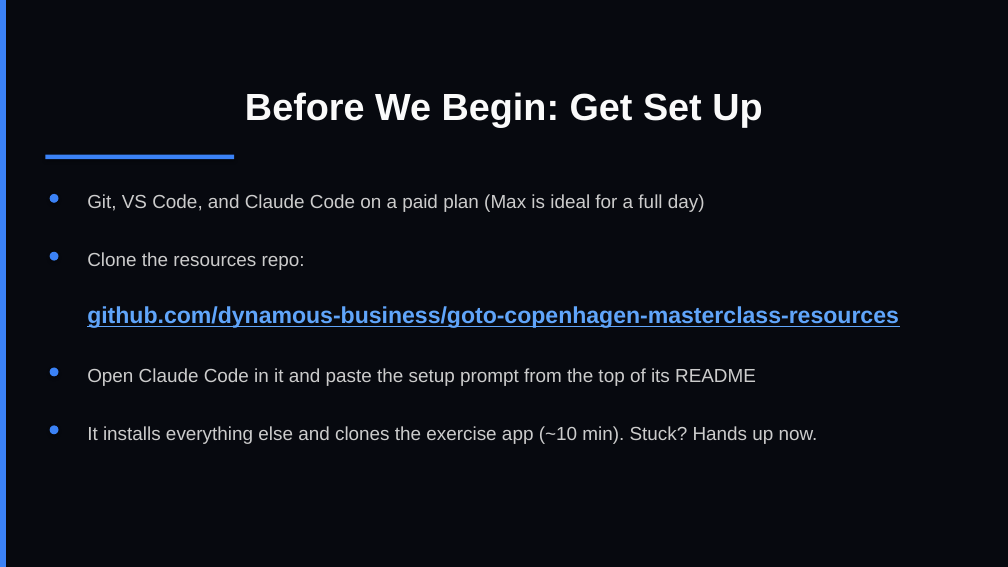
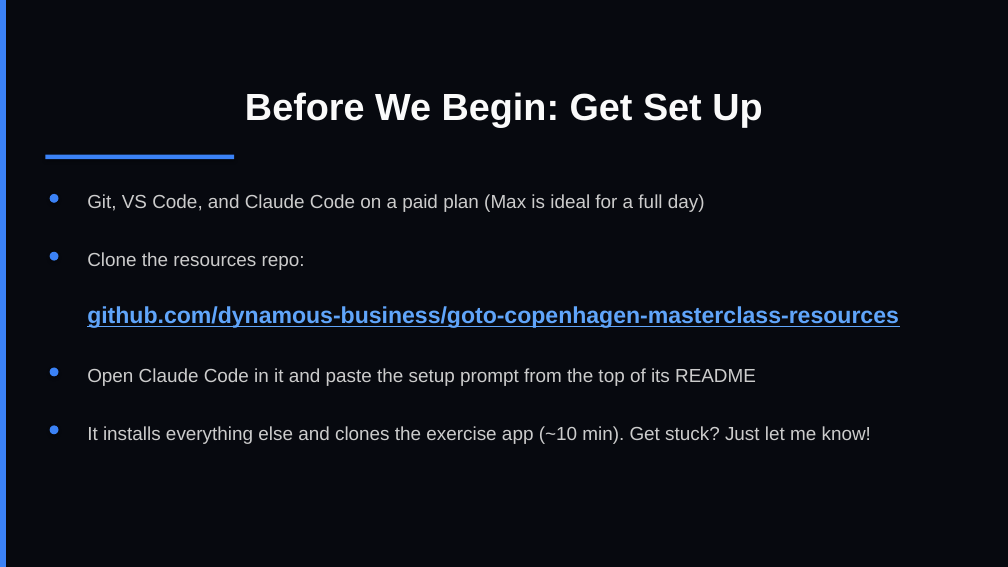
Before and after one commit to dynamous-business/goto-copenhagen-masterclass-resources, a slide deck: slide 4 of slides/agentic-engineering-masterclass-goto-copenhagen-2026.pptx. Drawn at 1008x567 pixels with LibreOffice and Linux fonts; fonts in the diff are those of the drawing. Boxes give left, top, right and bottom in pixels: in the first picture for what was removed or moved away, otherwise in the second. Text is boxed around its words. In the diff, an @@ line names an element or a change of style, - is before the commit and + after.

```diff
--- a/slides/agentic-engineering-masterclass-goto-copenhagen-2026.pptx
+++ b/slides/agentic-engineering-masterclass-goto-copenhagen-2026.pptx
@@ text at (87,426,871,444): text changed @@
-It installs everything else and clones the exercise app (~10 min). Stuck? Hands up now.
+It installs everything else and clones the exercise app (~10 min). Get stuck? Just let me know!
```
Also in this commit, not shown: 1 other slide changed.
